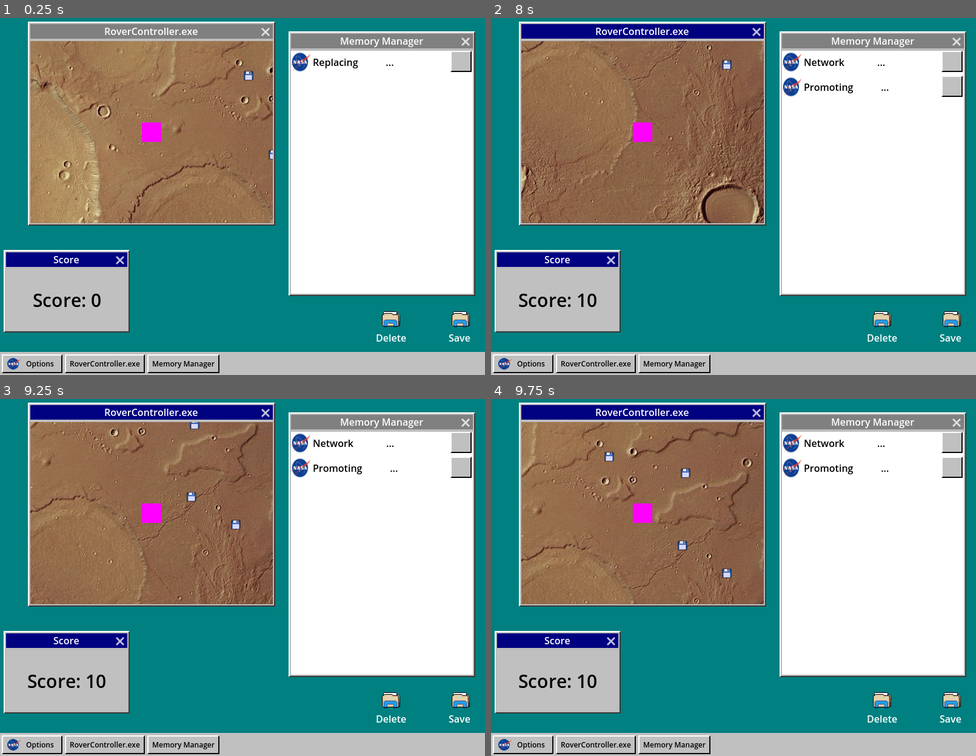
Above: before the commit, frames 1-4 (two rows, left to right).
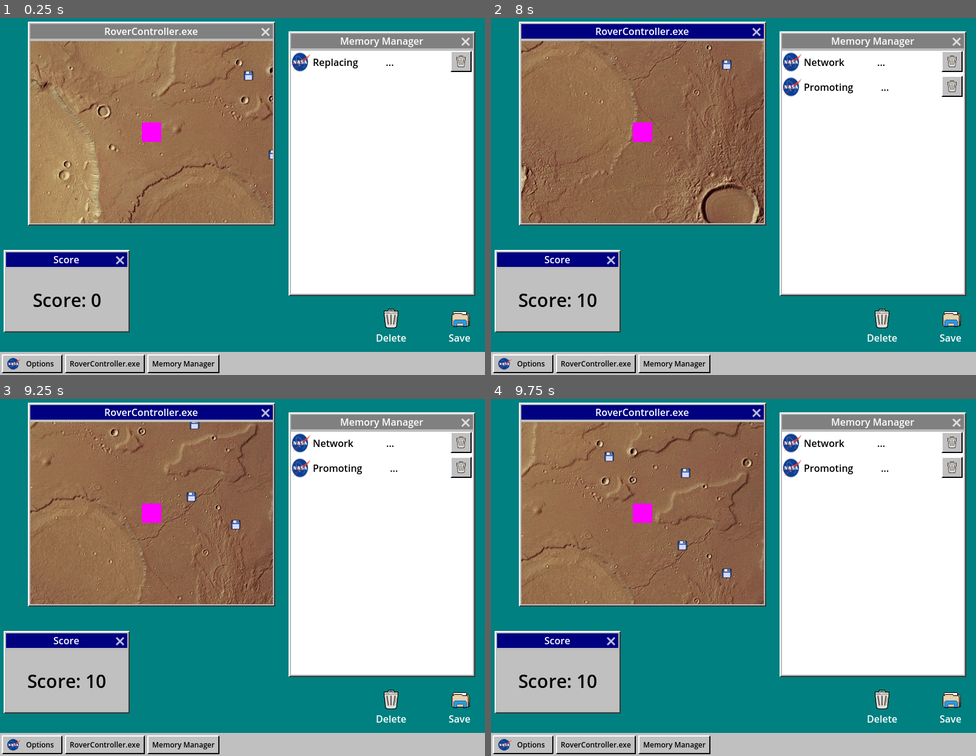
Above: after the commit, the same moments.

Repository: jerrutledge/Mars-Roverflow
Game: Godot game, scene res://scenes/Desktop.tscn
Same seed, same stepped clock (60 frames per second), same inputs: the game is played once before the commit and once after it.
Inputs (mouse positions are in pixels of both pictures, inside the frame that each line leads up to):
- Up to frame 1 (0.25 s): no input
- Up to frame 2 (8 s): click "RoverController.exe" at 0.5 s; click "Memory Manager" at 1.25 s; click "Options" at 2 s; move the mouse to (840, 175) at 2.77 s; hold D (rover_right) 2.78-3.5 s; hold Backspace (delete) 2.78-3.5 s; click (840, 175) at 2.92 s; drag from (636, 210) to (612, 75) at 3.52 s; move the mouse to (782, 114) at 4.27 s; hold D (rover_right) 4.28-5 s; hold Backspace (delete) 4.28-5 s; drag from (709, 264) to (505, 153) at 5.02 s; move the mouse to (879, 246) at 5.77 s; hold A (rover_left) 5.78-6.5 s; hold Backspace (delete) 5.78-6.5 s; drag from (588, 139) to (791, 132) at 6.52 s; move the mouse to (757, 192) at 7.27 s; hold S (rover_down) from 7.28 s (still down); hold Backspace (delete) from 7.28 s (still down); click (757, 192) at 7.42 s
- Up to frame 3 (9.25 s): release S (rover_down) at 8 s; release Backspace (delete) at 8 s; drag from (169, 481) to (397, 406) at 8.02 s; move the mouse to (349, 556) at 8.77 s; hold W (rover_up) from 8.78 s (still down); hold Backspace (delete) from 8.78 s (still down)
- Up to frame 4 (9.75 s): release W (rover_up) at 9.5 s; release Backspace (delete) at 9.5 s; drag from (636, 591) to (830, 731) at 9.52 s

The runs differ from the first frame. In frame 1, 0.2% of the frame differs, in the area x 78-96%, y 10-87%; in frame 2, 0.2%; in frame 3, 0.2%; in frame 4, 0.2%.

Commit message:
add trash can icon

Diff:
--- a/scenes/Desktop.tscn
+++ b/scenes/Desktop.tscn
@@ -10,6 +10,7 @@
 [ext_resource type="Script" path="res://src/SaveIcon.gd" id="7_mj56w"]
 [ext_resource type="Script" path="res://src/DeleteIcon.gd" id="9_3sl5l"]
 [ext_resource type="AudioStream" uid="uid://ct2xj6h8eoawk" path="res://assets/ping2wav.wav" id="9_usi0u"]
+[ext_resource type="Texture2D" uid="uid://duf42g3sg1wv4" path="res://assets/thrash_can_icon-export.png" id="10_4yld6"]
 [ext_resource type="AudioStream" uid="uid://c480xiv051b7t" path="res://assets/success.wav" id="10_boige"]
 [ext_resource type="AudioStream" uid="uid://danmihiirf01m" path="res://assets/failure.wav" id="11_4plt2"]
 [ext_resource type="AudioStream" uid="uid://k7n6uhp3qrov" path="res://assets/delet2.wav" id="12_64x4w"]
@@ -127,7 +128,7 @@
 [node name="TextureRect" type="TextureRect" parent="DeleteIcon"]
 custom_minimum_size = Vector2(32, 32)
 layout_mode = 2
-texture = ExtResource("7_d57pg")
+texture = ExtResource("10_4yld6")
 stretch_mode = 3
 
 [node name="Label" type="Label" parent="DeleteIcon"]
--- a/scenes/mem_item.tscn
+++ b/scenes/mem_item.tscn
@@ -1,7 +1,8 @@
-[gd_scene load_steps=3 format=3 uid="uid://dssepk3bcd32j"]
+[gd_scene load_steps=4 format=3 uid="uid://dssepk3bcd32j"]
 
 [ext_resource type="Texture2D" uid="uid://qc5k8aodpp2u" path="res://assets/nasa_logo_icon_170926.png" id="1_sflfe"]
 [ext_resource type="Script" path="res://src/mem_item.gd" id="1_tbqdm"]
+[ext_resource type="Texture2D" uid="uid://duf42g3sg1wv4" path="res://assets/thrash_can_icon-export.png" id="3_0d7g8"]
 
 [node name="MemItem" type="ReferenceRect"]
 custom_minimum_size = Vector2(0, 37)
@@ -51,5 +52,7 @@
 offset_bottom = -2.0
 grow_horizontal = 0
 grow_vertical = 2
+icon = ExtResource("3_0d7g8")
+expand_icon = true
 
 [connection signal="pressed" from="Button" to="." method="delete_item"]
Binary file added: assets/thrash_can_icon-export.png
Not shown, added: assets/thrash_can_icon-export.png.import
Not shown: 1 places in scenes/Desktop.tscn that only renumber resources
